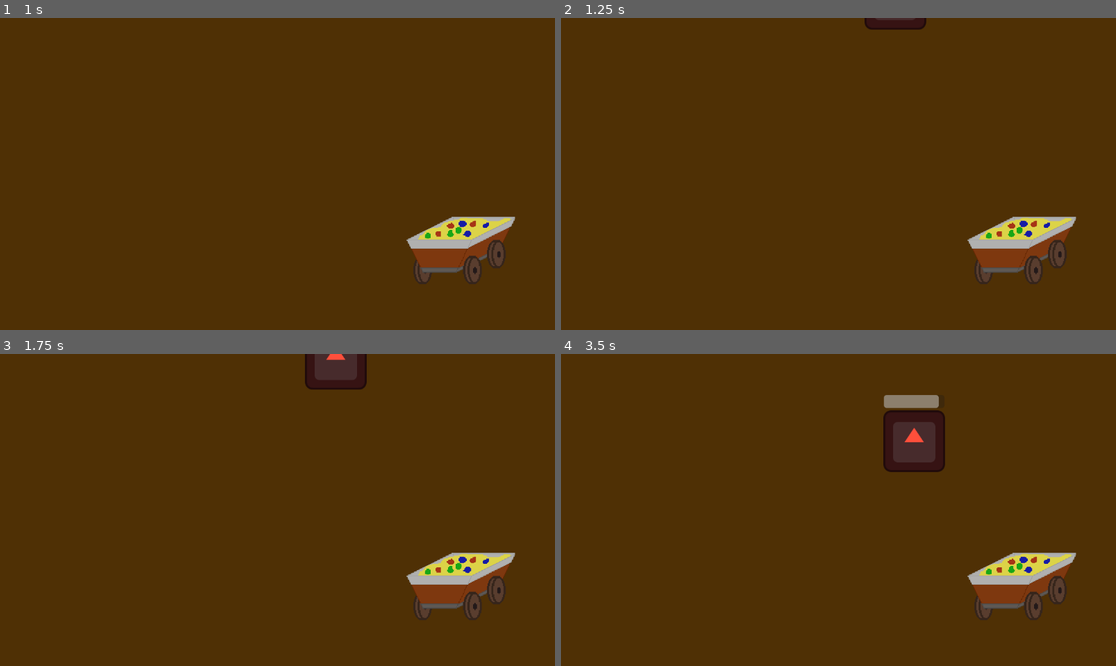
Above: before the commit, frames 1-4 (two rows, left to right).
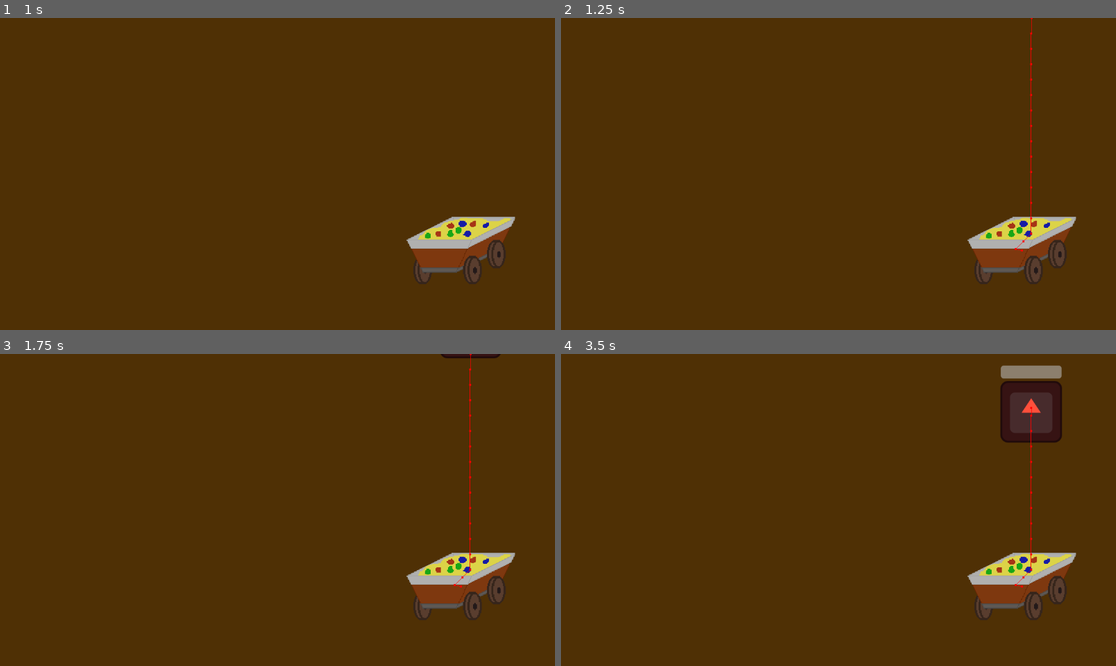
Above: after the commit, the same moments.

Repository: AnaVSSCaldeira/Protect-the-gems
Game: Godot game, scene res://Scenes/Game/Scenes/Level_1.tscn
Same seed, same stepped clock (60 frames per second), same inputs: the game is played once before the commit and once after it. This scene is started directly instead of the project's main scene. The engine's default icon, where the game draws it, is replaced by a stand-in: a white triangle on a blue panel in a dark square.
Inputs (mouse positions are in pixels of both pictures, inside the frame that each line leads up to):
- Up to frame 1 (1 s): tap Enter at 0.5 s; move the mouse to (399, 158) at 0.52 s; press the mouse at (399, 158) at 0.53 s
- Up to frame 2 (1.25 s): no input
- Up to frame 3 (1.75 s): move the mouse to (166, 525) at 1.27 s; release the mouse at (166, 525) at 1.28 s; click (166, 525) at 1.35 s
- Up to frame 4 (3.5 s): move the mouse to (899, 372) at 2.02 s; press the mouse at (899, 372) at 2.03 s; move the mouse to (810, 572) at 2.77 s; release the mouse at (810, 572) at 2.78 s; click (810, 572) at 2.85 s

Frame 1 is identical in both runs. In frame 2, 0.5% of the frame differs, in the area x 54-85%, y 0-75%; in frame 3, 1.5%; in frame 4, 5.3%, in the area x 58-91%, y 3-75%.

Commit message:
Ajuste no codigo do inimigo

Diff:
--- a/protect-the-gems/Scenes/Game/Scenes/Level_1.tscn
+++ b/protect-the-gems/Scenes/Game/Scenes/Level_1.tscn
@@ -1,6 +1,5 @@
-[gd_scene load_steps=13 format=4 uid="uid://cbyx5qfnymici"]
+[gd_scene load_steps=12 format=4 uid="uid://cbyx5qfnymici"]
 
-[ext_resource type="PackedScene" uid="uid://bown23rvnfc4g" path="res://Scenes/Game/Scenes/enemy_1.tscn" id="1_oydid"]
 [ext_resource type="PackedScene" uid="uid://bq7fnmypovtym" path="res://Scenes/Game/Scenes/game_manager.tscn" id="1_vh8iy"]
 [ext_resource type="Script" uid="uid://cr3sfm3aqmbdq" path="res://Scenes/Game/Scripts/level_1.gd" id="1_y573l"]
 [ext_resource type="Texture2D" uid="uid://yxgrlt4b0031" path="res://Scenes/Game/Images/mine_ground.png" id="2_olxeg"]
@@ -56,6 +55,13 @@
 position = Vector2(957, 483)
 
 [node name="Enemy_Spawner" parent="." instance=ExtResource("3_iwxkc")]
-position = Vector2(694, -163)
+position = Vector2(977, -130)
 
-[node name="Enemy_1" parent="Enemy_Spawner" instance=ExtResource("1_oydid")]
+[node name="Enemy_Spawner2" parent="." instance=ExtResource("3_iwxkc")]
+position = Vector2(-122, 128)
+
+[node name="Enemy_Spawner3" parent="." instance=ExtResource("3_iwxkc")]
+position = Vector2(1031, 1249)
+
+[node name="Enemy_Spawner4" parent="." instance=ExtResource("3_iwxkc")]
+position = Vector2(2104, 807)
--- a/protect-the-gems/Scenes/Game/Scenes/enemy_spawner.tscn
+++ b/protect-the-gems/Scenes/Game/Scenes/enemy_spawner.tscn
@@ -1,8 +1,15 @@
-[gd_scene load_steps=2 format=3 uid="uid://c1b25h3xxk0vg"]
+[gd_scene load_steps=3 format=3 uid="uid://c1b25h3xxk0vg"]
 
 [ext_resource type="Script" uid="uid://csl86n8jn3482" path="res://Scenes/Game/Scripts/enemy_spawner.gd" id="1_lln0m"]
+[ext_resource type="Texture2D" uid="uid://cvo7smmjpgmov" path="res://icon.svg" id="2_27yaq"]
 
-[node name="Enemy_Spawner" type="Marker2D"]
+[node name="Enemy_Spawner_1" type="Marker2D"]
 script = ExtResource("1_lln0m")
 
+[node name="Sprite2D" type="Sprite2D" parent="."]
+modulate = Color(0.352941, 0.498039, 0.164706, 1)
+texture = ExtResource("2_27yaq")
+
 [node name="Timer" type="Timer" parent="."]
+
+[connection signal="timeout" from="Timer" to="." method="_on_timer_timeout"]
--- a/protect-the-gems/Scenes/Game/Scenes/gems.tscn
+++ b/protect-the-gems/Scenes/Game/Scenes/gems.tscn
@@ -3,7 +3,7 @@
 [ext_resource type="Texture2D" uid="uid://u14yk4m670gp" path="res://Scenes/Game/Images/mine_cart.png" id="1_fptik"]
 
 [sub_resource type="RectangleShape2D" id="RectangleShape2D_fptik"]
-size = Vector2(180, 109)
+size = Vector2(147, 82.5)
 
 [node name="Gems" type="Area2D"]
 
--- a/protect-the-gems/Scenes/Game/Scenes/enemy_1.tscn
+++ b/protect-the-gems/Scenes/Game/Scenes/goblin.tscn
@@ -38,7 +38,8 @@
 shape = SubResource("CircleShape2D_nis3v")
 
 [node name="NavigationAgent2D" type="NavigationAgent2D" parent="."]
-debug_path_custom_point_size = 10.0
+path_postprocessing = 1
+debug_enabled = true
 
 [node name="Timer" type="Timer" parent="."]
 wait_time = 0.3
--- a/protect-the-gems/Scenes/Game/Scripts/enemy_spawner.gd
+++ b/protect-the-gems/Scenes/Game/Scripts/enemy_spawner.gd
@@ -1,4 +1,21 @@
-extends Node
+extends Marker2D
+
+var enemy_1 = preload("res://Scenes/Game/Scenes/goblin.tscn")
+var enemy_count = 0
+@export var enemies_list: Array = []
+@onready var timer = $Timer
+
+# func _ready():
+# 	timer.stop()
 
 func call_parent():
-    return get_parent().return_gems()
+	return get_parent().return_gems()
+
+func _on_timer_timeout():
+	if enemy_count < enemies_list.size():
+		var goblin = enemy_1.instantiate()
+		# goblin.position = Vector2(position.x, position.y)
+		add_child(goblin)
+		enemy_count += 1
+	else:
+		$Timer.stop()
--- a/protect-the-gems/Scenes/Game/Scripts/game_manager.gd
+++ b/protect-the-gems/Scenes/Game/Scripts/game_manager.gd
@@ -1 +1,4 @@
 extends Node2D
+
+func change_cursor():
+	Input.set_custom_mouse_cursor($"/root/Global".current_weapon)
--- a/protect-the-gems/Scenes/Game/Scripts/level_1.gd
+++ b/protect-the-gems/Scenes/Game/Scripts/level_1.gd
@@ -1,6 +1,26 @@
 extends Node2D
 
 @onready var child_gem
+
+func _ready():
+	$Game_Manager.change_cursor()
+	var waves = ($"/root/Global".read_json_waves())["level_1"]
+
+	$Enemy_Spawner.enemies_list = waves["wave_1"]["enemies_list"]
+	$Enemy_Spawner2.enemies_list = waves["wave_2"]["enemies_list"]
+	$Enemy_Spawner3.enemies_list = waves["wave_3"]["enemies_list"]
+	$Enemy_Spawner4.enemies_list = waves["wave_4"]["enemies_list"]
+
+	$Enemy_Spawner.timer.set_wait_time(1)
+	$Enemy_Spawner2.timer.set_wait_time(9)
+	$Enemy_Spawner3.timer.set_wait_time(7)
+	$Enemy_Spawner4.timer.set_wait_time(4)
+
+	$Enemy_Spawner.timer.start()
+	$Enemy_Spawner2.timer.start()
+	$Enemy_Spawner3.timer.start()
+	$Enemy_Spawner4.timer.start()
+
 
 func return_gems():
 	child_gem = $Gems
--- /dev/null
+++ b/protect-the-gems/Scenes/Game/jsons/waves.json
@@ -0,0 +1,30 @@
+{
+	"level_1": {
+			"wave_1": {
+				"enemies_list": ["goblin"]
+			},
+			"wave_2": {
+				"enemies_list": ["goblin"]
+			},
+			"wave_3": {
+				"enemies_list": ["goblin"]
+			},
+			"wave_4": {
+				"enemies_list": ["goblin"]
+			}
+	},
+	"level_2": {
+		"wave_1": {
+				"enemies_list": ["goblin", "enemy_2"]
+			},
+			"wave_2": {
+				"enemies_list": ["goblin"]
+			},
+			"wave_3": {
+				"enemies_list": ["goblin", "enemy_2"]
+			},
+			"wave_4": {
+				"enemies_list": ["goblin"]
+			}
+	}
+}
--- a/protect-the-gems/Scenes/Level Selector/scripts/level_select.gd
+++ b/protect-the-gems/Scenes/Level Selector/scripts/level_select.gd
@@ -10,9 +10,6 @@
 	var content = file.get_as_text()
 	var json = JSON.new()
 	final_json = json.parse_string(content)
-
-func change_cursor():
-	Input.set_custom_mouse_cursor($"/root/Global".current_weapon)
 
 func read_json(key: String):
 	print((final_json.level_description)[key]["title"])
@@ -27,5 +24,4 @@
 	lvl_desc.visible = false
 
 func _on_play_pressed():
-	change_cursor()
 	get_tree().change_scene_to_file("res://Scenes/Game/Scenes/Level_1.tscn")
--- a/protect-the-gems/Scenes/global.gd
+++ b/protect-the-gems/Scenes/global.gd
@@ -8,3 +8,13 @@
 
 #informacoes do jogo
 @export var progress: Node2D
+
+#waves de inimigos
+var final_json
+
+func read_json_waves():
+    var file = FileAccess.open("res://Scenes/Game/jsons/waves.json", FileAccess.READ)
+    var content = file.get_as_text()
+    var json = JSON.new()
+    final_json = json.parse_string(content)
+    return final_json
